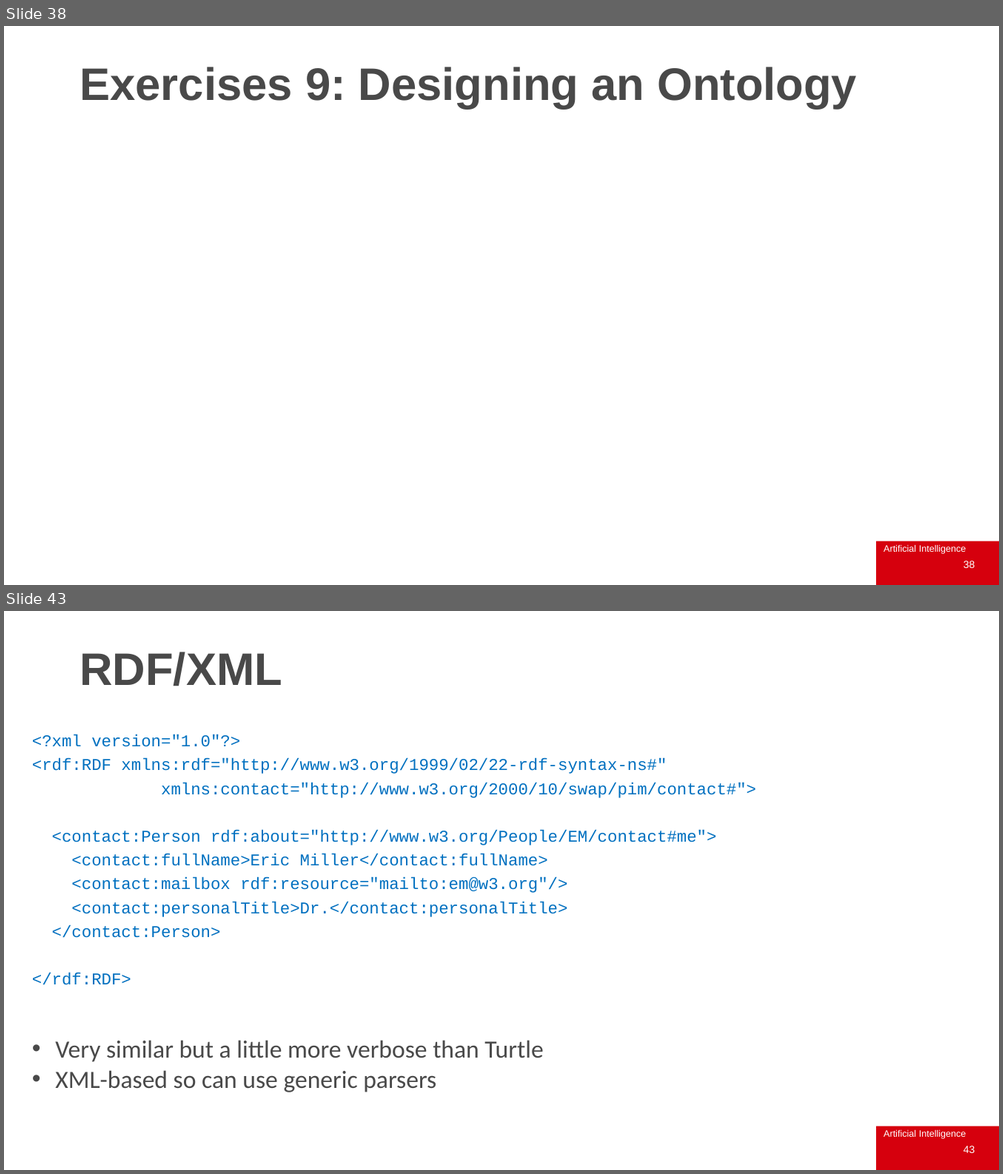
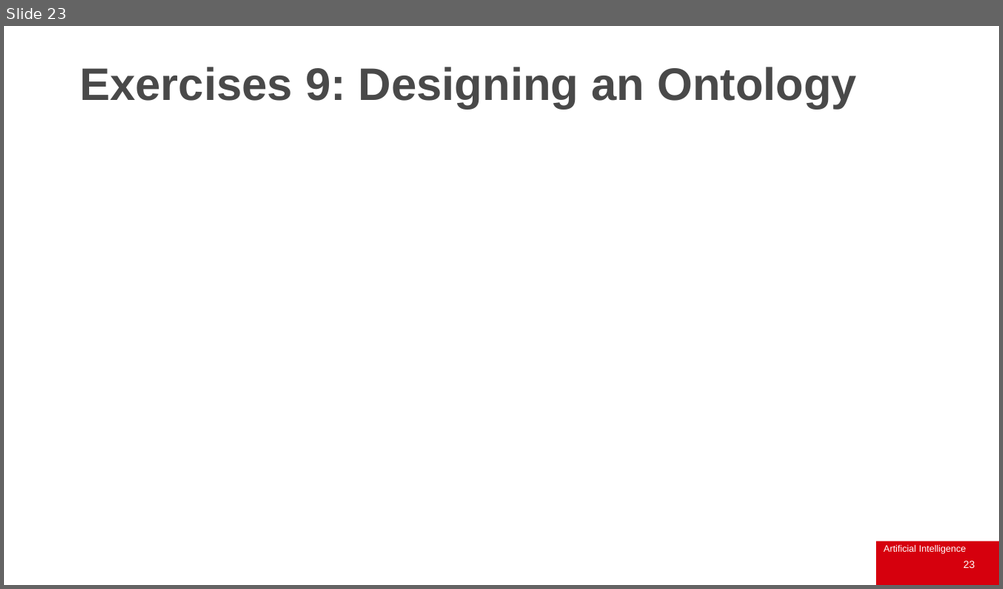
Before and after one commit to IainStyles/Knowledge-Engineering-2025, a slide deck: slides/ECS8052 Week 4 2025-10-06.pptx. Shown one above the other, each under a label of ours: slides 38 and 43 before the commit, slide 23 after it; the slides between them are not shown. The pictures are 1003x1174 and 1003x589 pixels, drawn with LibreOffice and Linux fonts; fonts in the diff are those of the drawing; background and template pictures are left out. Boxes give left, top, right and bottom in pixels: in the first picture for what was removed or moved away, otherwise in the second. Text is boxed around its words. In the diff, an @@ line names an element or a change of style, - is before the commit and + after.

```diff
--- a/slides/ECS8052 Week 4 2025-10-06.pptx
+++ b/slides/ECS8052 Week 4 2025-10-06.pptx
@@ slide 43 removed at bbox=[4, 611, 999, 1170], background #FFFFFF; not listed: 2 template elements that a slide beside it also shows @@
@@ title removed at bbox=[79, 652, 282, 686] @@
-RDF/XML
@@ text removed at bbox=[32, 735, 756, 985] @@
-<?xml version="1.0"?>
-<rdf:RDF xmlns:rdf="http://www.w3.org/1999/02/22-rdf-syntax-ns#"
-xmlns:contact="http://www.w3.org/2000/10/swap/pim/contact#">
-<contact:Person rdf:about="http://www.w3.org/People/EM/contact#me">
-<contact:fullName>Eric Miller</contact:fullName>
-<contact:mailbox rdf:resource="mailto:em@w3.org"/>
-<contact:personalTitle>Dr.</contact:personalTitle>
-</contact:Person>
-</rdf:RDF>
@@ text removed at bbox=[55, 1040, 543, 1093] @@
-• Very similar but a little more verbose than Turtle
-• XML-based so can use generic parsers
@@ page number removed at bbox=[963, 1146, 975, 1153] @@
-43
@@ what was slide 38 is now slide 23 @@
@@ page number at bbox=[963, 561, 975, 568]: text changed @@
-38
+23
```
Also in this commit, not shown: 1 slide added, 22 other slides removed, 3 other files.
